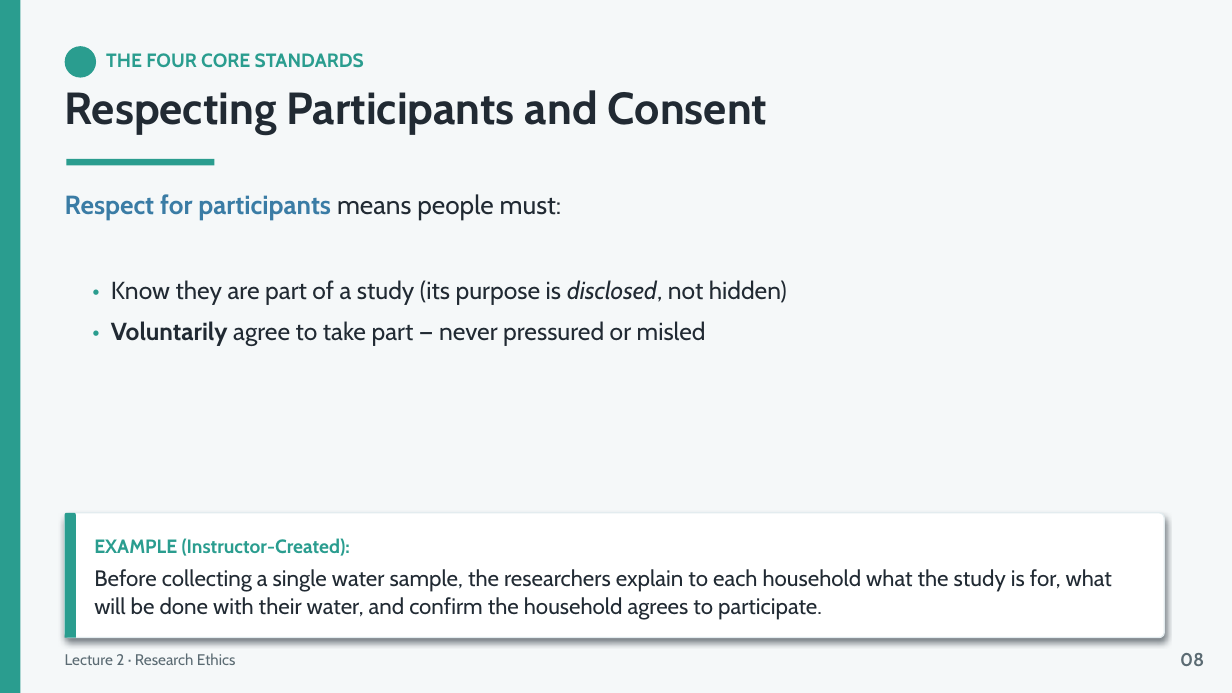
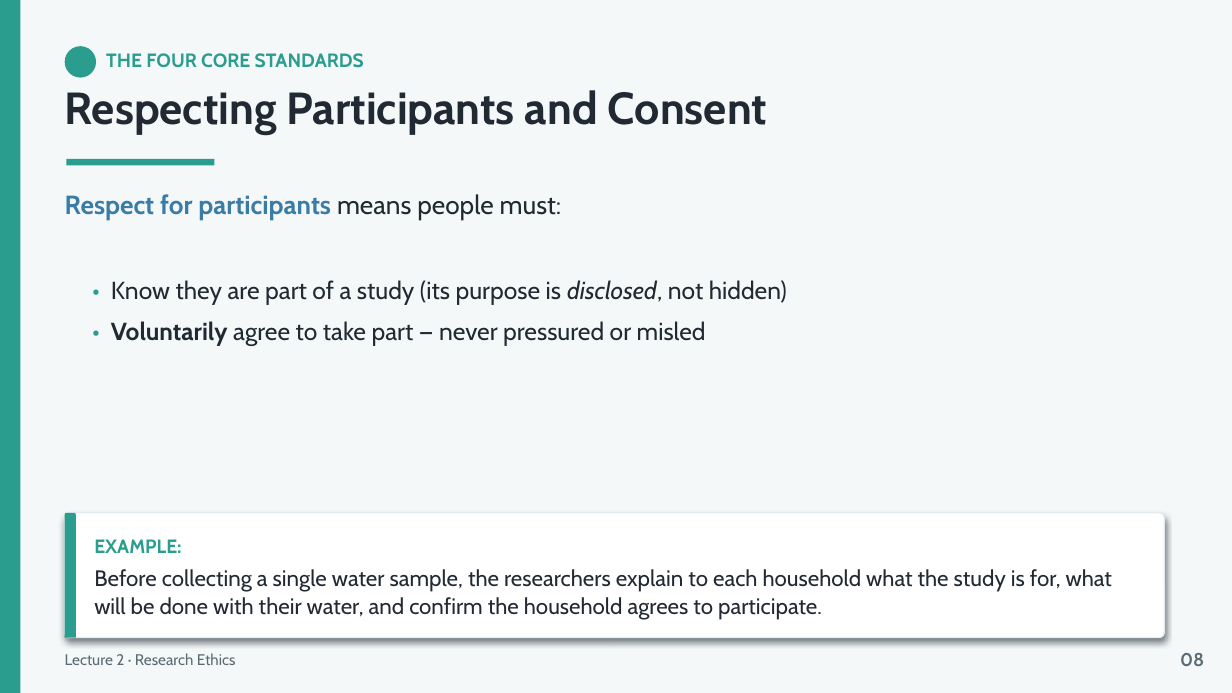
Before and after one commit to lestojas/physics, a slide deck: slide 10 of Lecture2-Research-Ethics.pptx. Drawn at 1232x693 pixels with LibreOffice and Linux fonts; fonts in the diff are those of the drawing. Boxes give left, top, right and bottom in pixels: in the first picture for what was removed or moved away, otherwise in the second. Text is boxed around its words. In the diff, an @@ line names an element or a change of style, - is before the commit and + after.

```diff
--- a/Lecture2-Research-Ethics.pptx
+++ b/Lecture2-Research-Ethics.pptx
@@ text at (94, 539, 181, 553): text changed @@
-EXAMPLE (Instructor-Created):
+EXAMPLE:
```
Also in this commit, not shown: 9 other slides changed, 1 other file.
